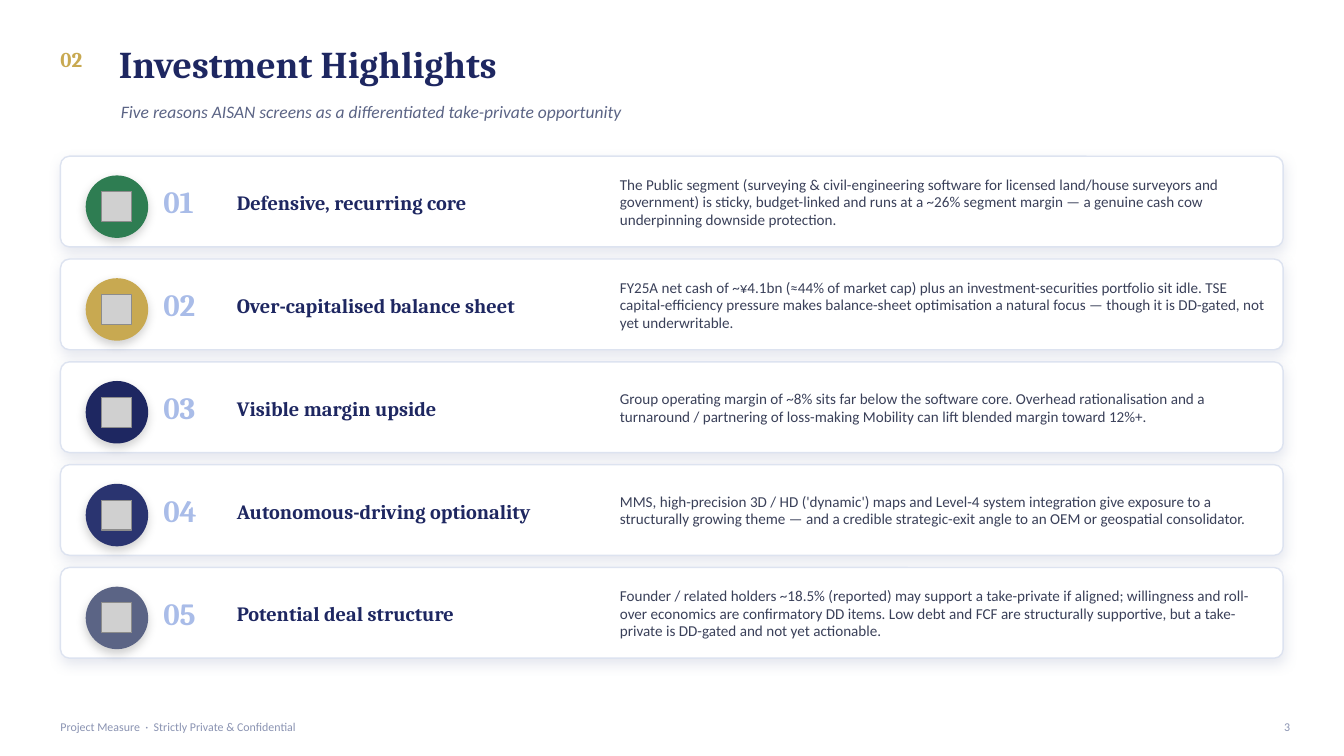
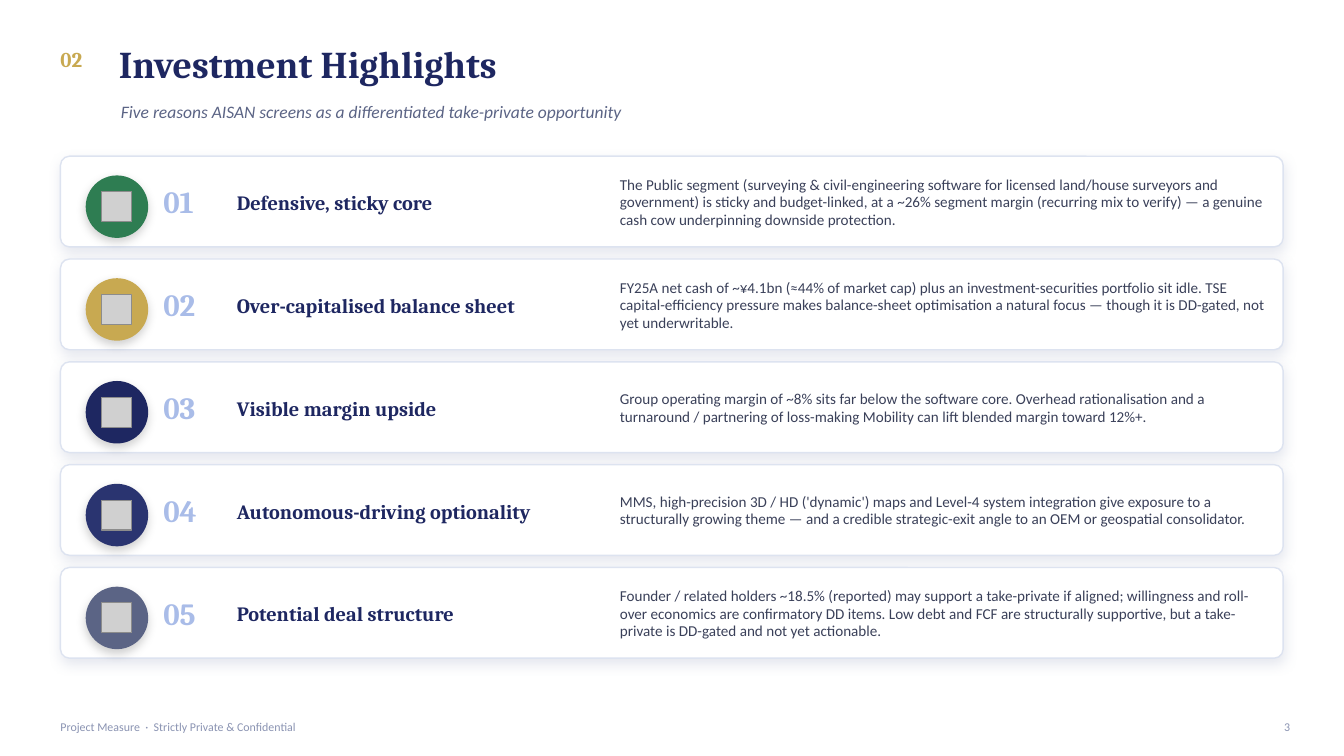
Before and after one commit to ankimo1210/projects, a slide deck: slide 3 of aisan_lbo_case/docs/AISAN_4667_Take_Private_Case_Study.pptx. Drawn at 1344x756 pixels with LibreOffice and Linux fonts; fonts in the diff are those of the drawing; grey boxes stand for pictures. Boxes give left, top, right and bottom in pixels: in the first picture for what was removed or moved away, otherwise in the second. Text is boxed around its words. In the diff, an @@ line names an element or a change of style, - is before the commit and + after.

```diff
--- a/aisan_lbo_case/docs/AISAN_4667_Take_Private_Case_Study.pptx
+++ b/aisan_lbo_case/docs/AISAN_4667_Take_Private_Case_Study.pptx
@@ text at [620, 179, 1262, 228]: text changed @@
-The Public segment (surveying & civil-engineering software for licensed land/house surveyors and government) is sticky, budget-linked and runs at a ~26% segment margin — a genuine cash cow underpinning downside protection.
+The Public segment (surveying & civil-engineering software for licensed land/house surveyors and government) is sticky and budget-linked, at a ~26% segment margin (recurring mix to verify) — a genuine cash cow underpinning downside protection.
@@ text at [237, 195, 432, 215]: text changed @@
-Defensive, recurring core
+Defensive, sticky core
```
Also in this commit, not shown: 8 other slides changed, 1 slide added, 4 other files.
